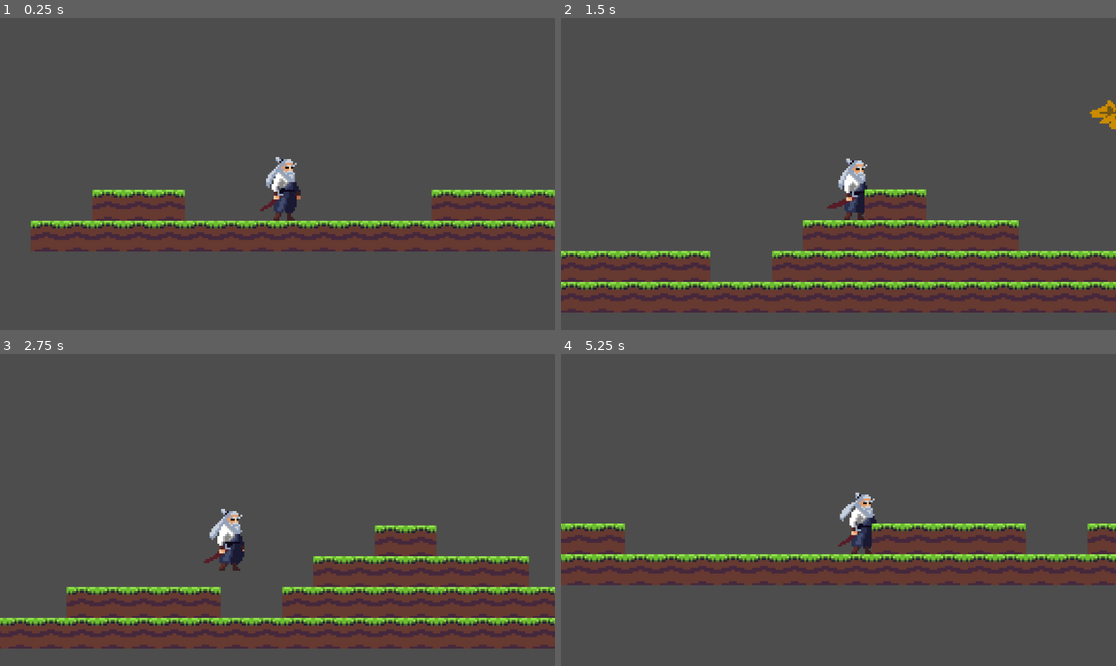
Above: before the commit, frames 1-4 (two rows, left to right).
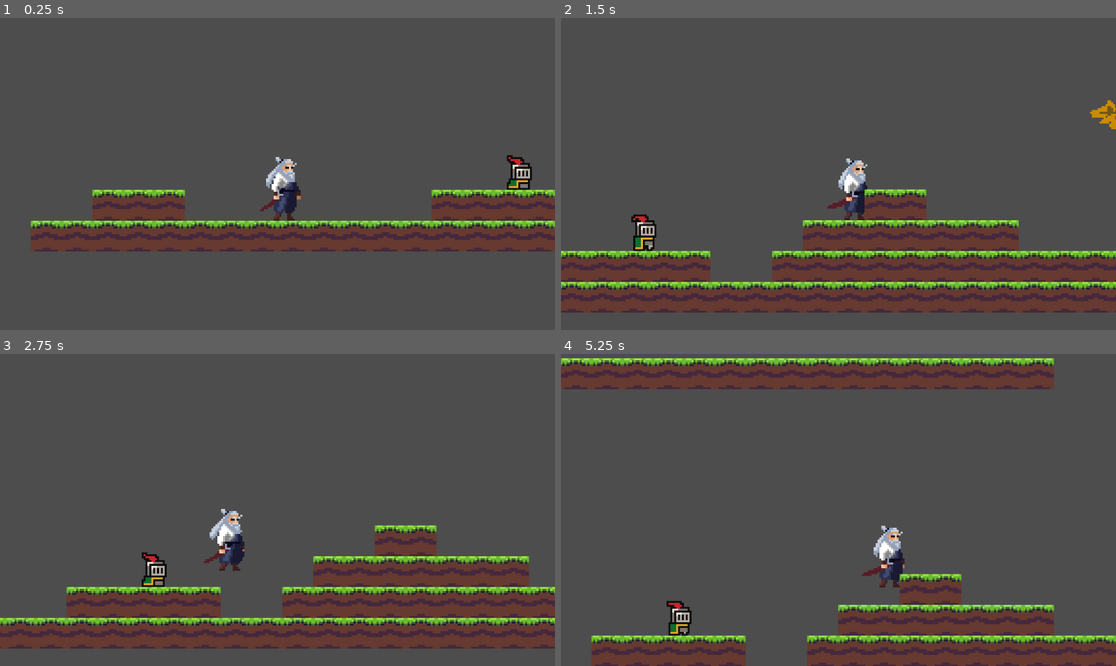
Above: after the commit, the same moments.

Repository: carterhshshs2/LEVEL-2-PROJECT-FIGHT-BENDERS-FINAL
Game: Godot game, scene res://game.tscn
The game is run twice, just before and just after one commit, with the same random seed, the same clock (stepped at 60 frames per second) and the same inputs.
Inputs:
- Up to frame 1 (0.25 s): no input
- Up to frame 2 (1.5 s): tap Enter (ui_accept) at 0.5, 0.77 s; hold Right (ui_right) from 0.53 s (still down)
- Up to frame 3 (2.75 s): tap Enter (ui_accept) at 1.52 s; release Right (ui_right) at 2.03 s; hold Left (ui_left) from 2.03 s (still down)
- Up to frame 4 (5.25 s): tap Enter (ui_accept) at 3.02, 3.77, 4.52 s; release Left (ui_left) at 4.28 s; hold Right (ui_right) from 4.28 s (still down)

The runs differ from the first frame. In frame 1, 0.4% of the frame differs, in the area x 91-96%, y 43-56%; in frame 2, 0.4%; in frame 3, 0.4%; in frame 4, 37%, in the area x 0-100%, y 1-100%.

Commit message:
Enemy in development

Diff:
--- /dev/null
+++ b/enemy.tscn
@@ -0,0 +1,56 @@
+[gd_scene load_steps=9 format=3 uid="uid://c4d7kxs2hlq20"]
+
+[ext_resource type="Texture2D" uid="uid://c451u3a5nx0cq" path="res://brackeys_platformer_assets (2)/brackeys_platformer_assets/sprites/knight.png" id="1_4gyqm"]
+[ext_resource type="PackedScene" uid="uid://bawy1ivxlbcyj" path="res://killzone.tscn" id="2_qi2p4"]
+
+[sub_resource type="AtlasTexture" id="AtlasTexture_iifgy"]
+atlas = ExtResource("1_4gyqm")
+region = Rect2(0, 0, 32, 32)
+
+[sub_resource type="AtlasTexture" id="AtlasTexture_epg4t"]
+atlas = ExtResource("1_4gyqm")
+region = Rect2(32, 0, 32, 32)
+
+[sub_resource type="AtlasTexture" id="AtlasTexture_3yqyl"]
+atlas = ExtResource("1_4gyqm")
+region = Rect2(64, 0, 32, 32)
+
+[sub_resource type="AtlasTexture" id="AtlasTexture_wujgv"]
+atlas = ExtResource("1_4gyqm")
+region = Rect2(96, 0, 32, 32)
+
+[sub_resource type="SpriteFrames" id="SpriteFrames_hb8ge"]
+animations = [{
+"frames": [{
+"duration": 1.0,
+"texture": SubResource("AtlasTexture_iifgy")
+}, {
+"duration": 1.0,
+"texture": SubResource("AtlasTexture_epg4t")
+}, {
+"duration": 1.0,
+"texture": SubResource("AtlasTexture_3yqyl")
+}, {
+"duration": 1.0,
+"texture": SubResource("AtlasTexture_wujgv")
+}],
+"loop": true,
+"name": &"default",
+"speed": 5.0
+}]
+
+[sub_resource type="CircleShape2D" id="CircleShape2D_e1ltt"]
+radius = 6.08276
+
+[node name="Enemy" type="Node2D"]
+
+[node name="AnimatedSprite2D" type="AnimatedSprite2D" parent="."]
+sprite_frames = SubResource("SpriteFrames_hb8ge")
+autoplay = "default"
+frame_progress = 0.808573
+
+[node name="Killzone" parent="." instance=ExtResource("2_qi2p4")]
+
+[node name="CollisionShape2D" type="CollisionShape2D" parent="Killzone"]
+position = Vector2(0, 3)
+shape = SubResource("CircleShape2D_e1ltt")
--- a/game.tscn
+++ b/game.tscn
@@ -1,9 +1,10 @@
-[gd_scene load_steps=9 format=3 uid="uid://itsb0oryebt7"]
+[gd_scene load_steps=10 format=3 uid="uid://itsb0oryebt7"]
 
 [ext_resource type="PackedScene" uid="uid://c44di13nlv62h" path="res://player.tscn" id="1_80nbo"]
 [ext_resource type="TileSet" uid="uid://c4fxkplsuh7ef" path="res://SAMURAIADAPTED/GrassDirtGenericTileSet.tres" id="2_e2o6t"]
 [ext_resource type="PackedScene" uid="uid://du5i7kduvy3s7" path="res://platform.tscn" id="3_feb5d"]
 [ext_resource type="PackedScene" uid="uid://bawy1ivxlbcyj" path="res://killzone.tscn" id="4_fc0e3"]
+[ext_resource type="PackedScene" uid="uid://c4d7kxs2hlq20" path="res://enemy.tscn" id="5_7jktm"]
 
 [sub_resource type="Animation" id="Animation_fc0e3"]
 resource_name = "new_animation"
@@ -75,3 +76,6 @@
 [node name="CollisionShape2D" type="CollisionShape2D" parent="Killzone"]
 position = Vector2(-16, 67)
 shape = SubResource("WorldBoundaryShape2D_7jktm")
+
+[node name="Enemy" parent="Killzone" instance=ExtResource("5_7jktm")]
+position = Vector2(126, 4)
Not shown, added: brackeys_platformer_assets (2)/brackeys_platformer_assets/LICENSE & CREDITS.txt
Binary file added: brackeys_platformer_assets (2)/brackeys_platformer_assets/fonts/PixelOperator8-Bold.ttf
Not shown, added: brackeys_platformer_assets (2)/brackeys_platformer_assets/fonts/PixelOperator8-Bold.ttf.import
Binary file added: brackeys_platformer_assets (2)/brackeys_platformer_assets/fonts/PixelOperator8.ttf
Not shown, added: brackeys_platformer_assets (2)/brackeys_platformer_assets/fonts/PixelOperator8.ttf.import
Not shown, added: brackeys_platformer_assets (2)/brackeys_platformer_assets/music/time_for_adventure.mp3.import
Not shown, added: brackeys_platformer_assets (2)/brackeys_platformer_assets/sounds/coin.wav.import
Not shown, added: brackeys_platformer_assets (2)/brackeys_platformer_assets/sounds/explosion.wav.import
Not shown, added: brackeys_platformer_assets (2)/brackeys_platformer_assets/sounds/hurt.wav.import
Not shown, added: brackeys_platformer_assets (2)/brackeys_platformer_assets/sounds/jump.wav.import
Not shown, added: brackeys_platformer_assets (2)/brackeys_platformer_assets/sounds/power_up.wav.import
Not shown, added: brackeys_platformer_assets (2)/brackeys_platformer_assets/sounds/tap.wav.import
(and 21 more such lines)
